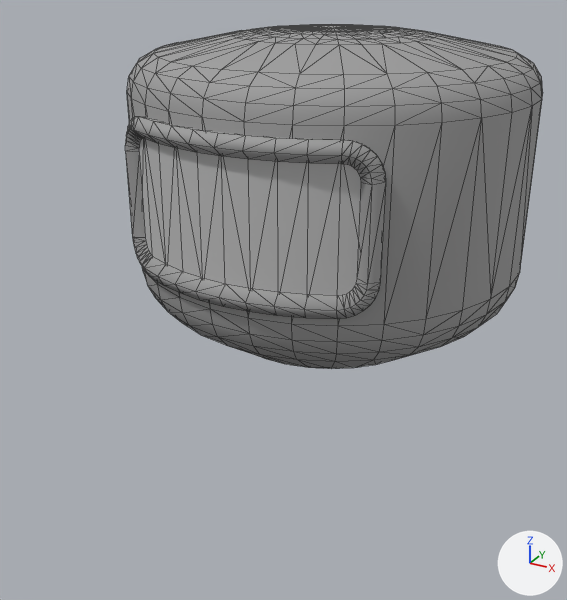
What one commit did to the FBX model Assets/ArenaSDK/AgentPrefabs/UniversalParts/Mesh/Brain_w_Dsiaply.FBX.
Rendered twice from a 50 mm camera at (0.718, -1.517, 4.099) aimed at (0.063, -0.325, 3.504). The lights are fixed; the arrows at lower right show +X, +Y and +Z. Mesh edges are drawn as thin lines. Where no turn or scale is listed for an object, it has been applied to the vertices.

Objects in the first picture: 'FaceDisplay', 'Head002'.
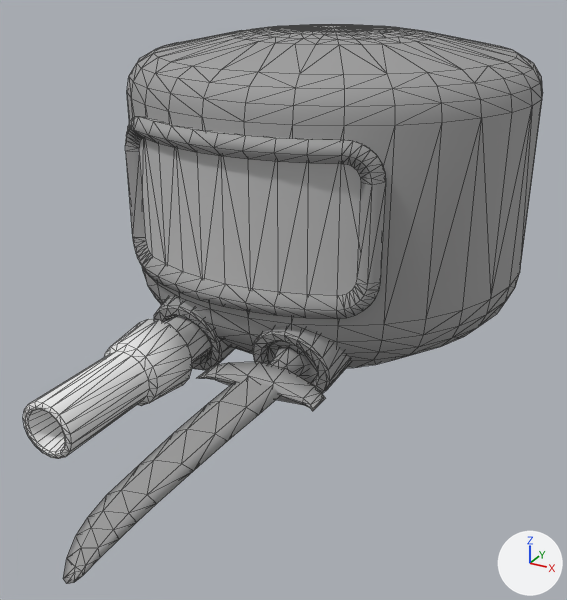
Diff of the bpy script that builds the scene:
```diff
--- a/Assets/ArenaSDK/AgentPrefabs/UniversalParts/Mesh/Brain_w_Dsiaply.FBX.py
+++ b/Assets/ArenaSDK/AgentPrefabs/UniversalParts/Mesh/Brain_w_Dsiaply.FBX.py
@@ me_mesh_002 @@
+me_mesh_002.from_pydata(...)  # 90 vertices, 160 faces; spans x 0.023..0.208, y -0.418..-0.251, z -0.295..-0.094
+me_mesh_002.materials.append(mat_02___default)  # grey #9d9d9d
@@ me_mesh_004 @@
+me_mesh_004.from_pydata(...)  # 140 vertices, 252 faces; spans x -0.113..0.116, y -0.646..0.0, z -0.048..0.048
+me_mesh_004.materials.append(mat_02___default)  # grey #9d9d9d
@@ me_mesh_003 @@
+me_mesh_003.from_pydata(...)  # 90 vertices, 160 faces; spans x -0.208..-0.023, y -0.418..-0.251, z -0.295..-0.094
+me_mesh_003.materials.append(mat_02___default)  # grey #9d9d9d
@@ me_mesh_005 @@
+me_mesh_005.from_pydata(...)  # 127 vertices, 243 faces; spans x -0.07..0.07, y -0.452..0.0, z -0.071..0.071
@@ ob_swordslot @@
+ob_swordslot = bpy.data.objects.new('SwordSlot', me_mesh_002)
+ob_swordslot.location = (0.0, 0.0, 3.628)
@@ ob_sword003 @@
+ob_sword003 = bpy.data.objects.new('Sword003', me_mesh_004)
+ob_sword003.location = (0.113, -0.366, 3.418)
@@ ob_gunslot @@
+ob_gunslot = bpy.data.objects.new('GunSlot', me_mesh_003)
+ob_gunslot.location = (0.0, 0.0, 3.628)
@@ ob_gun @@
+ob_gun = bpy.data.objects.new('Gun', me_mesh_005)
+ob_gun.location = (-0.115, -0.326, 3.414)
```

Where the change shows, as pixel boxes (x1, y1, x2, y2) in the pictures (567 x 600 px):
'Sword003', added: after (63, 347, 325, 584)
'Gun', added: after (23, 316, 210, 459)
'SwordSlot', added: after (252, 326, 351, 394)
'GunSlot', added: after (154, 297, 235, 370)
